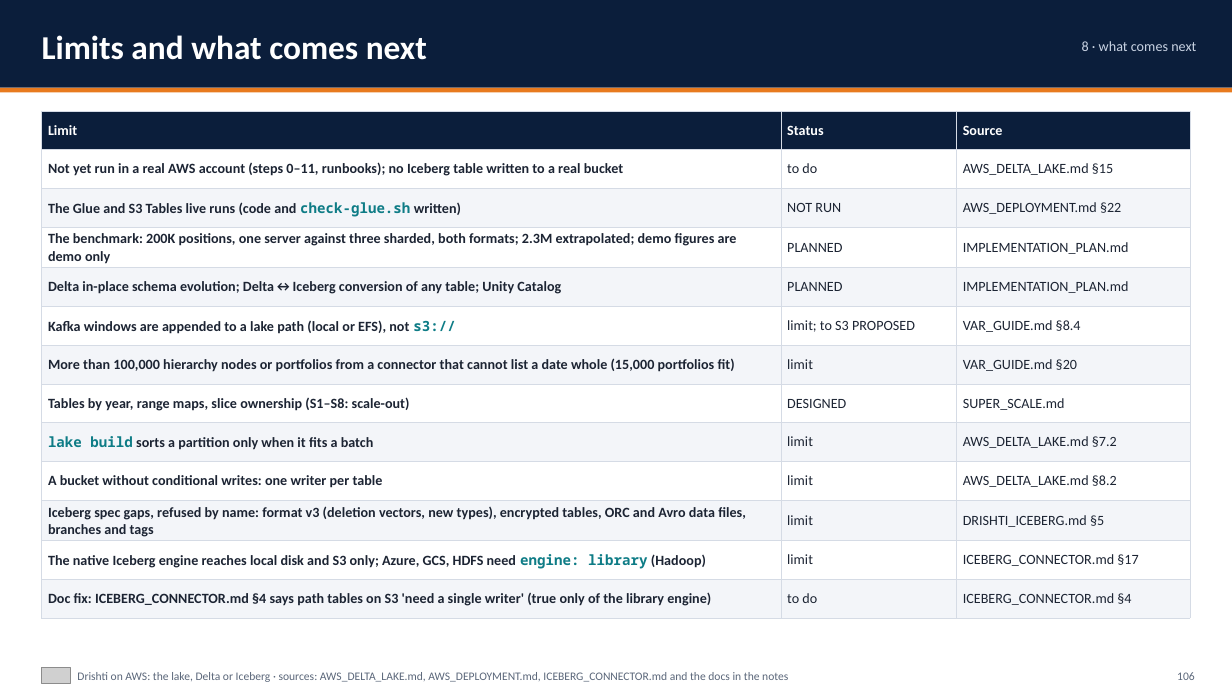
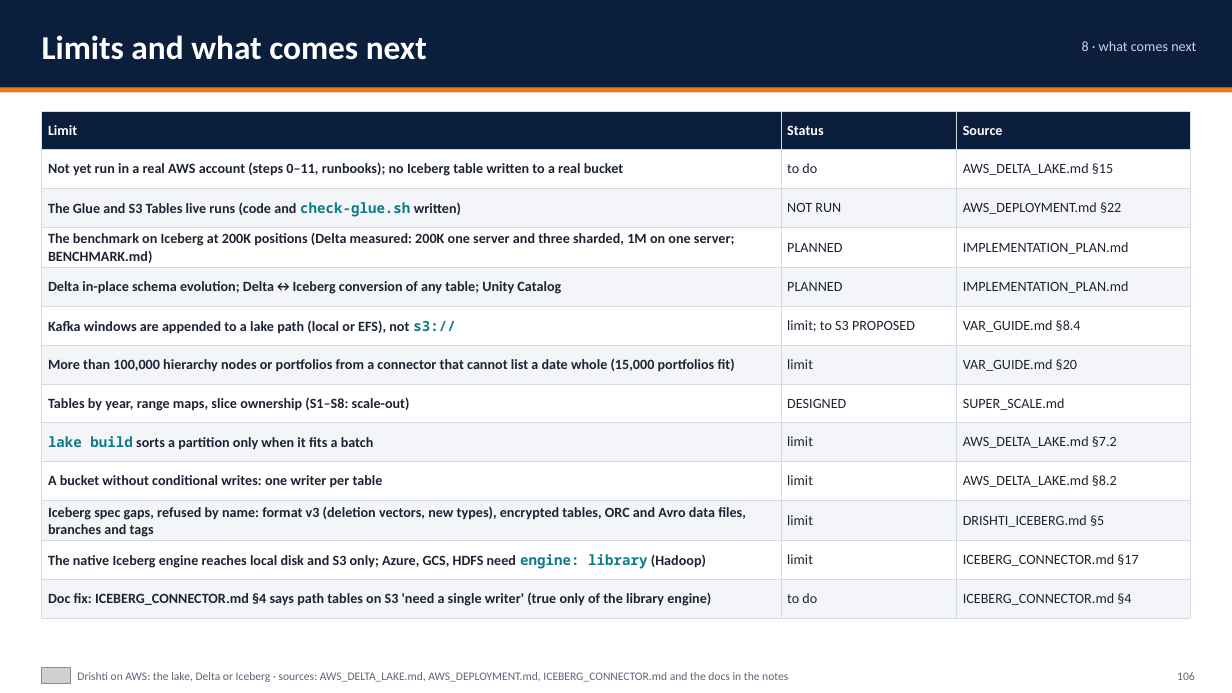
Before and after one commit to ajsinha/drishti, a slide deck: slide 106 of docs/publications/Drishti-on-AWS.pptx. Drawn at 1232x693 pixels with LibreOffice and Linux fonts; fonts in the diff are those of the drawing; grey boxes stand for pictures. Boxes give left, top, right and bottom in pixels: in the first picture for what was removed or moved away, otherwise in the second. Text is boxed around its words. In the diff, an @@ line names an element or a change of style, - is before the commit and + after.

Commit message:
Drill: stop at once when the console environment is missing (a new worktree), naming the remedy; decks: hot-dates 10 (least recently used first, under a byte safety net), the 200K and 1M benchmarks measured on Delta (Iceberg at that scale planned), the VaR Playground no longer listed as planned

```diff
--- a/docs/publications/Drishti-on-AWS.pptx
+++ b/docs/publications/Drishti-on-AWS.pptx
@@ table at <box>42,111,1190,616</box> @@
-row 4, column 1: The benchmark: 200K positions, one server against three sharded, both formats; 2.3M extrapolated; demo figures are demo only
+row 4, column 1: The benchmark on Iceberg at 200K positions (Delta measured: 200K one server and three sharded, 1M on one server; BENCHMARK.md)
```
Also in this commit, not shown: 3 other slides changed, 2 other files.
